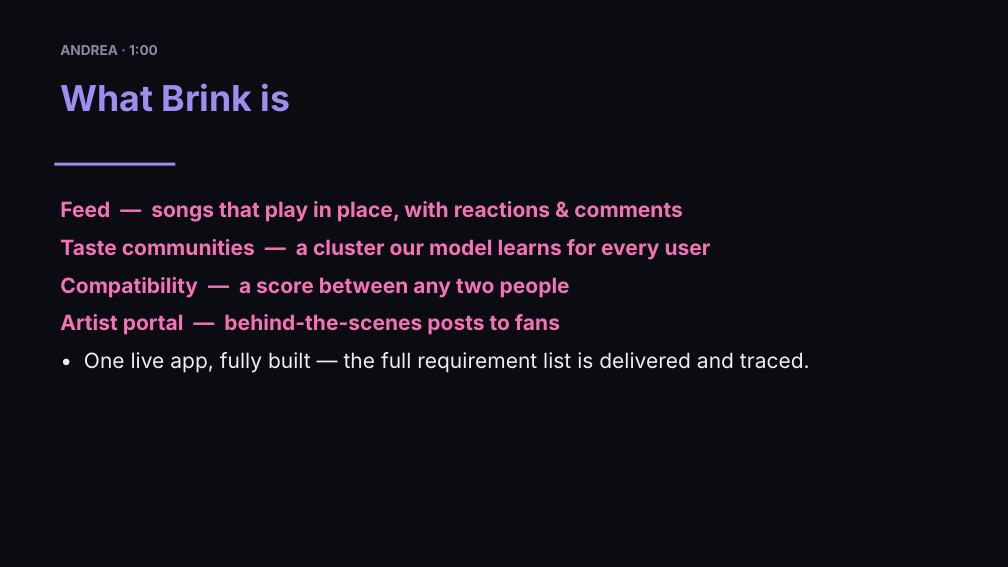
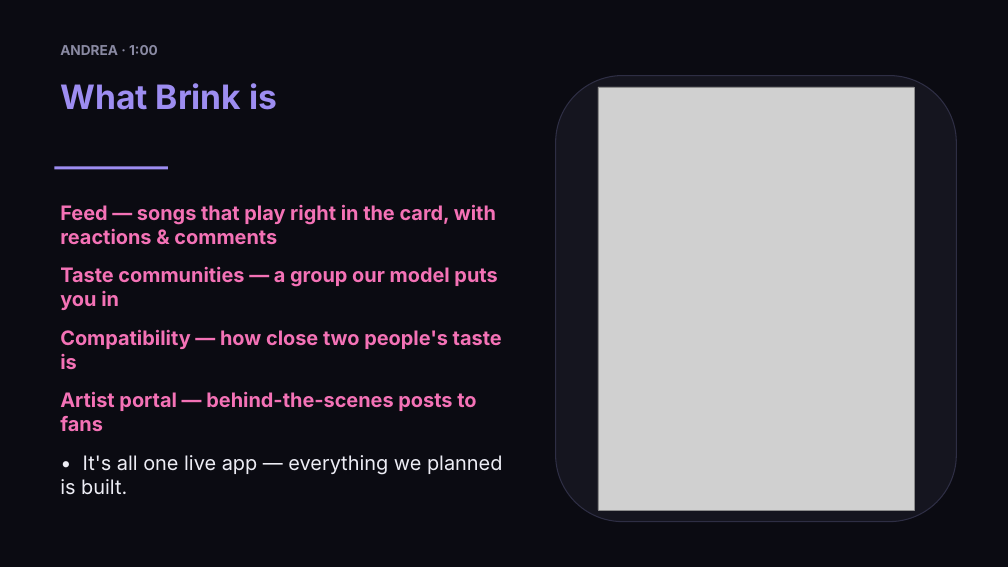
Before and after one commit to j-jwalker/Brink, a slide deck: slide 3 of docs/presentation/brink-deck.pptx. Drawn at 1008x567 pixels with LibreOffice and Linux fonts; fonts in the diff are those of the drawing; grey boxes stand for pictures. Boxes give left, top, right and bottom in pixels: in the first picture for what was removed or moved away, otherwise in the second. Text is boxed around its words. In the diff, an @@ line names an element or a change of style, - is before the commit and + after.

```diff
--- a/docs/presentation/brink-deck.pptx
+++ b/docs/presentation/brink-deck.pptx
@@ text "What Brink is" at box(60, 83, 277, 110): size 34 to 32 pt @@
@@ rounded rectangle added at box(556, 76, 957, 522), fill #15151F, outline #2E2E44 1 pt @@
@@ picture added at box(598, 87, 914, 510) @@
@@ rectangle: place and size @@
-rectangle at box(54, 163, 175, 166)
+rectangle at box(54, 166, 168, 169)
@@ text at box(60, 204, 502, 369): text changed; size 20 to 19 pt @@
-Feed — songs that play in place, with reactions & comments
-Taste communities — a cluster our model learns for every user
-Compatibility — a score between any two people
+Feed — songs that play right in the card, with reactions & comments
+Taste communities — a group our model puts you in
+Compatibility — how close two people's taste is
@@ text at box(60, 391, 476, 432): size 20 to 19 pt in "Artist portal — behind-the-scenes posts to fans"; more space between paragraphs @@
@@ text at box(60, 455, 503, 495): text changed; size 20 to 19 pt @@
-• One live app, fully built — the full requirement list is delivered and traced.
+• It's all one live app — everything we planned is built.
```
Also in this commit, not shown: 11 other slides changed, 7 slides added, 7 slides removed, 2 other files.
